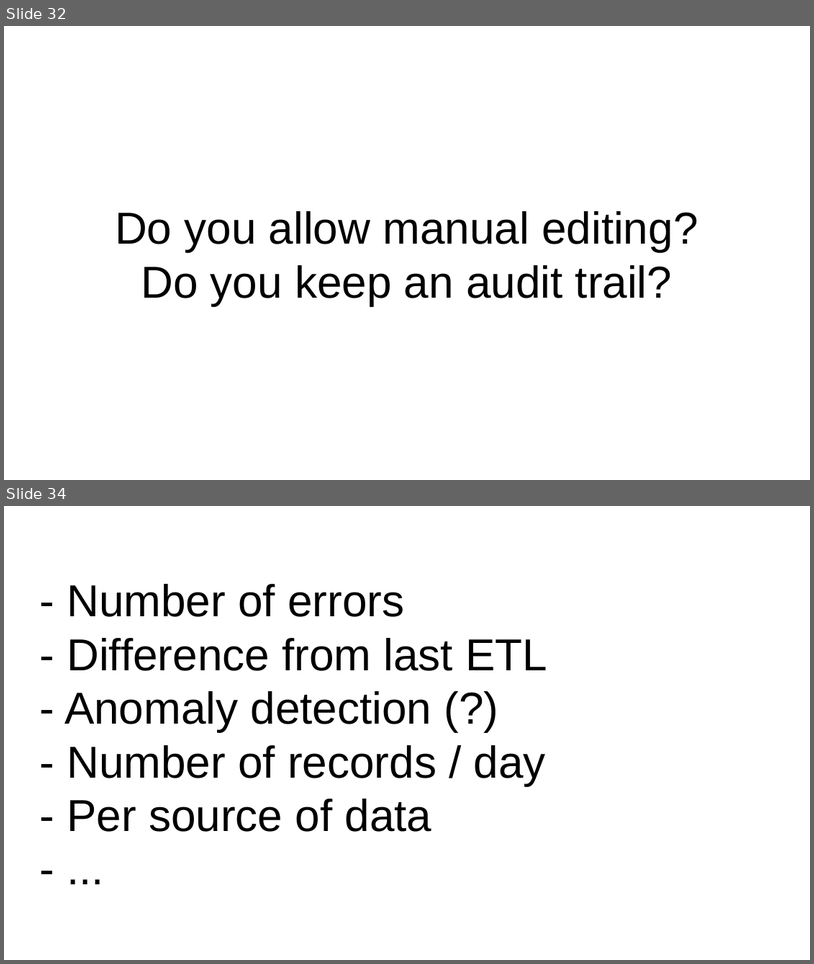
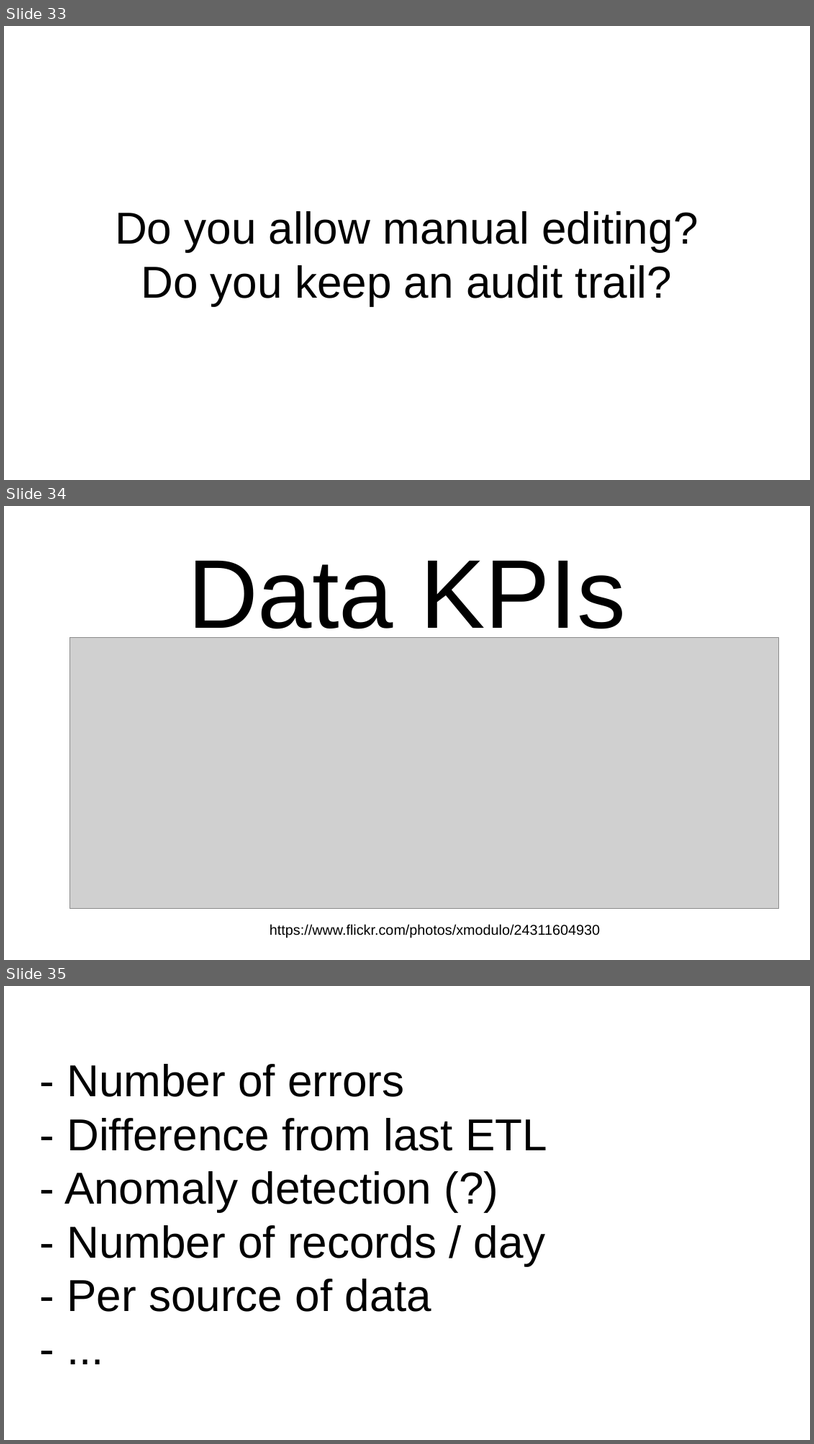
Before and after one commit to tebeka/talks, a slide deck: data-management/data-management.odp. Shown one above the other, each under a label of ours: slides 32 and 34 before the commit, slides 33, 34 and 35 after it; the slides between them are not shown. The pictures are 814x964 and 814x1444 pixels, drawn with LibreOffice and Linux fonts; fonts in the diff are those of the drawing; grey boxes stand for pictures. Boxes give left, top, right and bottom in pixels: in the first picture for what was removed or moved away, otherwise in the second. Text is boxed around its words. In the diff, an @@ line names an element or a change of style, - is before the commit and + after.

```diff
--- a/data-management/data-management.odp
+++ b/data-management/data-management.odp
@@ slide 34 added at [4,506,810,960], background #FFFFFF @@
@@ title added at [188,560,627,645], 96 pt, text #000000 @@
+Data KPIs
@@ picture added at [70,638,779,908] @@
@@ text added at [270,924,600,937], 14 pt, text #000000 @@
+https://www.flickr.com/photos/xmodulo/24311604930
@@ what was slide 32 is now slide 33 @@
@@ what was slide 34 is now slide 35 @@
```
Also in this commit, not shown: 3 slides changed, 3 other slides added, 3 slides removed.
